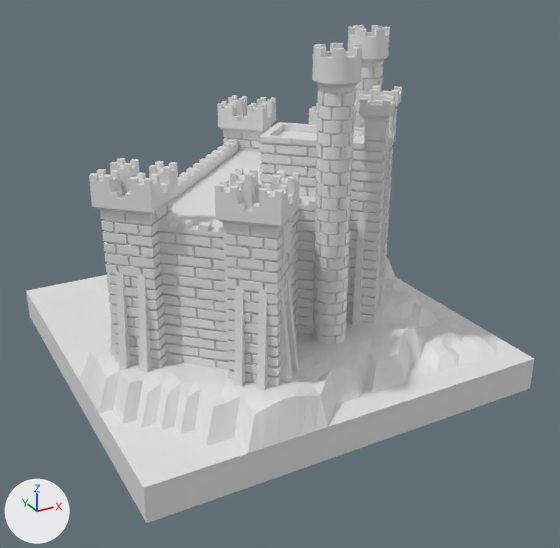
What one commit did to the glTF model src/assets/3d/castle.glb.
Rendered twice from a camera (50 mm lens) standing at (-75.7, -148.6, 85.6) and looking at (1.6, -8.0, 15.3). Arrows for +X, +Y and +Z are at lower left; the lights stay in place. Vertices at the same position are counted once.

In view in the first picture: 'imagetostl_mesh0'.
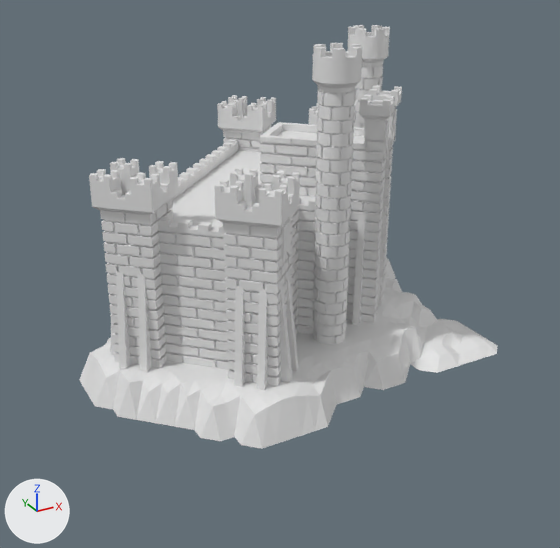
The edits, one by one:
me_imagetostl_mesh0 is used by ob_imagetostl_mesh0; location (0.0, 0.0, 0.0).
me_imagetostl_mesh0 had 21143 vertices, 41963 faces and spanned x -45.0..45.0, y -45.0..45.0, z -7.6..66.8.
me_imagetostl_mesh0 now has 20842 vertices, 41276 faces and spans x -45.0..45.0, y -45.0..45.0, z 0.0..66.8.
me_imagetostl_mesh0 part 1: 301 vertices removed from x -45.0..45.0, y -45.0..45.0, z -7.6..0.0.
me_imagetostl_mesh0 part 2: 41258 faces spanning x -45.0..45.0, y -45.0..45.0, z 0.0..66.8 switch from mat_mat0 (white #e5e5e5) to no material.

Boxes (x1, y1, x2, y2) around the edits, measured in the pictures (560 x 548 px):
'imagetostl_mesh0', reshaped (17% narrower, 15% shorter): before (26, 25, 534, 523); after (79, 25, 498, 449)
part 1 of me_imagetostl_mesh0, deleted: before (26, 275, 534, 523)
part 2 of me_imagetostl_mesh0, recoloured: (79, 272, 498, 449) in both
